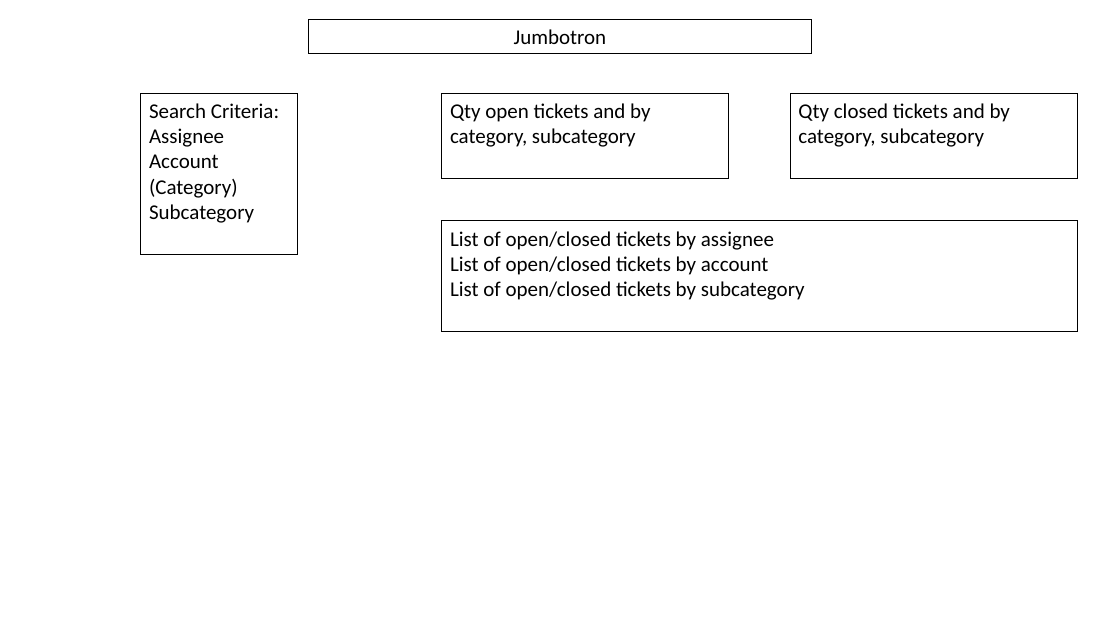
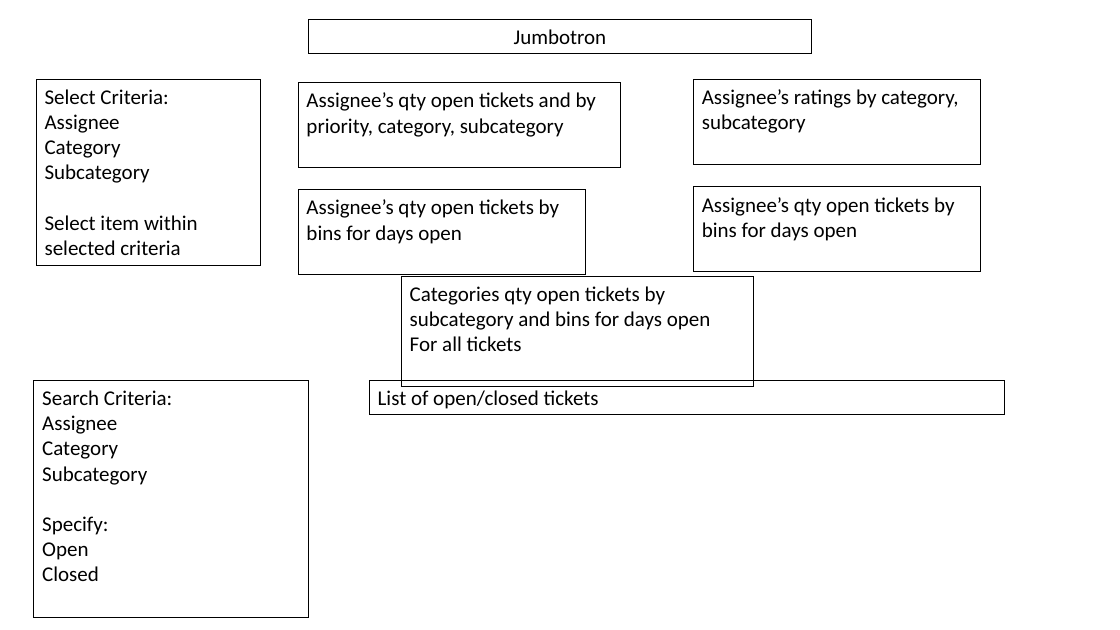
Before and after one commit to mshideler/CyberTickets, a slide deck: slide 1 of Resources/Mockup.pptx. Drawn at 1120x630 pixels with LibreOffice and Linux fonts; fonts in the diff are those of the drawing. Boxes give left, top, right and bottom in pixels: in the first picture for what was removed or moved away, otherwise in the second. Text is boxed around its words. In the diff, an @@ line names an element or a change of style, - is before the commit and + after.

Commit message:
Added selection options and updated mockup

```diff
--- a/Resources/Mockup.pptx
+++ b/Resources/Mockup.pptx
@@ rectangle "Select Criteria:": place and size @@
-rectangle "Select Criteria:" at [141, 93, 298, 255]
+rectangle "Select Criteria:" at [36, 79, 260, 266]
@@ text in rectangle at [45, 89, 168, 104]: text changed @@
-Search Criteria:
+Select Criteria:
@@ rectangle "Assignee’s qty open tickets and ...": place and size @@
-rectangle "Assignee’s qty open tickets and ..." at [442, 93, 729, 178]
+rectangle "Assignee’s qty open tickets and ..." at [298, 83, 620, 168]
@@ rectangle "Assignee’s ratings by category, subcategory": place and size @@
-rectangle "Assignee’s ratings by category, subcategory" at [791, 93, 1078, 178]
+rectangle "Assignee’s ratings by category, subcategory" at [694, 79, 981, 164]
@@ text in rectangle at [702, 89, 958, 133]: text changed @@
-Qty closed tickets and by category, subcategory
+Assignee’s ratings by category, subcategory
@@ text in rectangle at [306, 92, 596, 137]: text changed @@
-Qty open tickets and by category, subcategory
+Assignee’s qty open tickets and by priority, category, subcategory
@@ text in rectangle at [45, 140, 121, 158]: text changed @@
-Account (Category)
+Category
@@ rectangle added at [298, 190, 586, 275], outline #000000 0.75 pt, 18 pt, text #000000 @@
+Assignee’s qty open tickets by bins for days open
@@ rectangle added at [694, 187, 981, 272], outline #000000 0.75 pt, 18 pt, text #000000 @@
+Assignee’s qty open tickets by bins for days open
@@ text in rectangle at [45, 215, 198, 255]: paragraph added @@
+Select item within selected criteria
@@ rectangle added at [402, 276, 754, 386], outline #000000 0.75 pt, 18 pt, text #000000 @@
+Categories qty open tickets by subcategory and bins for days open
+For all tickets
@@ rectangle added at [34, 381, 308, 618], outline #000000 0.75 pt, 18 pt, text #000000 @@
+Search Criteria:
+Assignee
+Category
+Subcategory
+Specify:
+Open
+Closed
@@ rectangle "List of open/closed tickets": place and size @@
-rectangle "List of open/closed tickets" at [442, 221, 1077, 331]
+rectangle "List of open/closed tickets" at [370, 381, 1005, 414]
@@ text in rectangle at [378, 390, 599, 409]: text changed @@
-List of open/closed tickets by assignee
-List of open/closed tickets by account
-List of open/closed tickets by subcategory
+List of open/closed tickets
```
Also in this commit, not shown: 5 other files.
